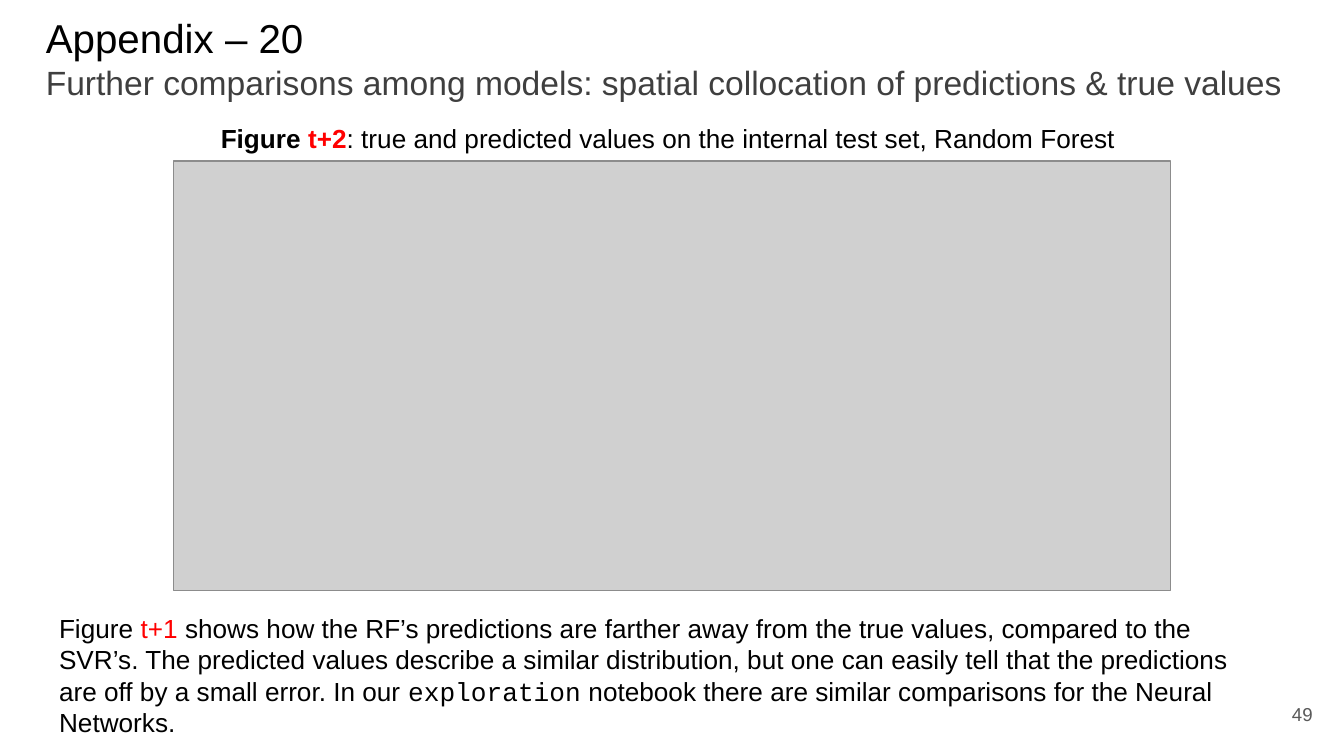
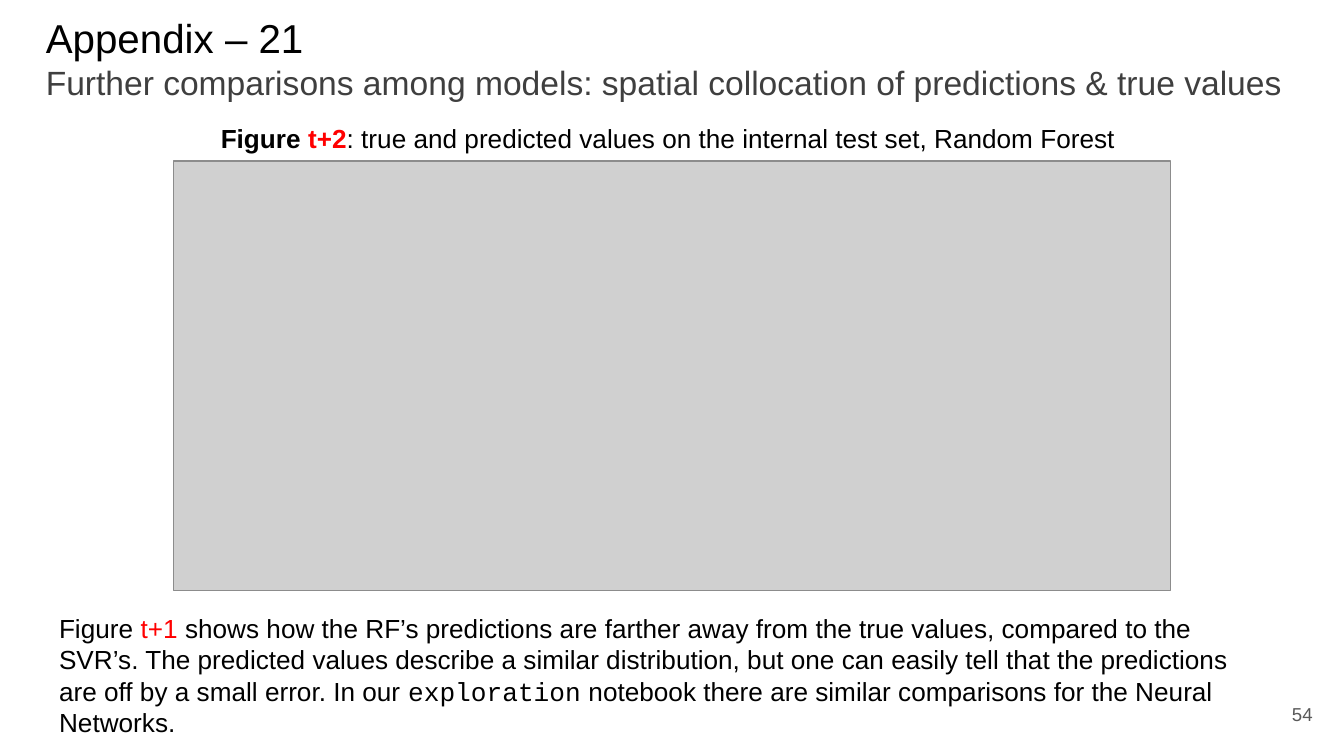
Before and after one commit to paolo-junior-mollica/machine-learning-project, a slide deck: slide 54 of relazione/Canduci_Marino_Mollica.pptx (slide 49 before the commit). Drawn at 1344x756 pixels with LibreOffice and Linux fonts; fonts in the diff are those of the drawing; grey boxes stand for pictures. Boxes give left, top, right and bottom in pixels: in the first picture for what was removed or moved away, otherwise in the second. Text is boxed around its words. In the diff, an @@ line names an element or a change of style, - is before the commit and + after.

```diff
--- a/relazione/Canduci_Marino_Mollica.pptx
+++ b/relazione/Canduci_Marino_Mollica.pptx
@@ title at [46,23,1281,101]: text changed @@
-Appendix – 20
-Further comparisons among models: spatial collocation of predictions & true values
+Appendix – 21
+Further comparisons among models: spatial collocation of predictions & true values
@@ page number at [1292,708,1313,721]: text changed @@
-49
+54
```
Also in this commit, not shown: 11 other slides changed, 5 slides added.
